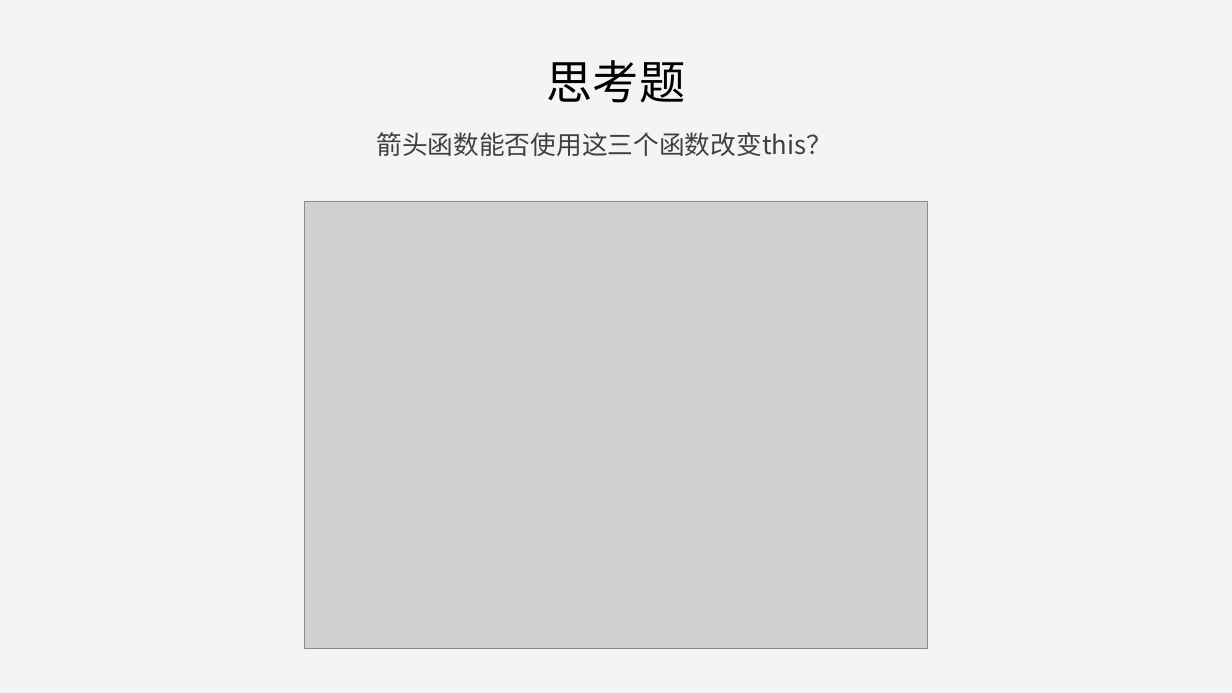
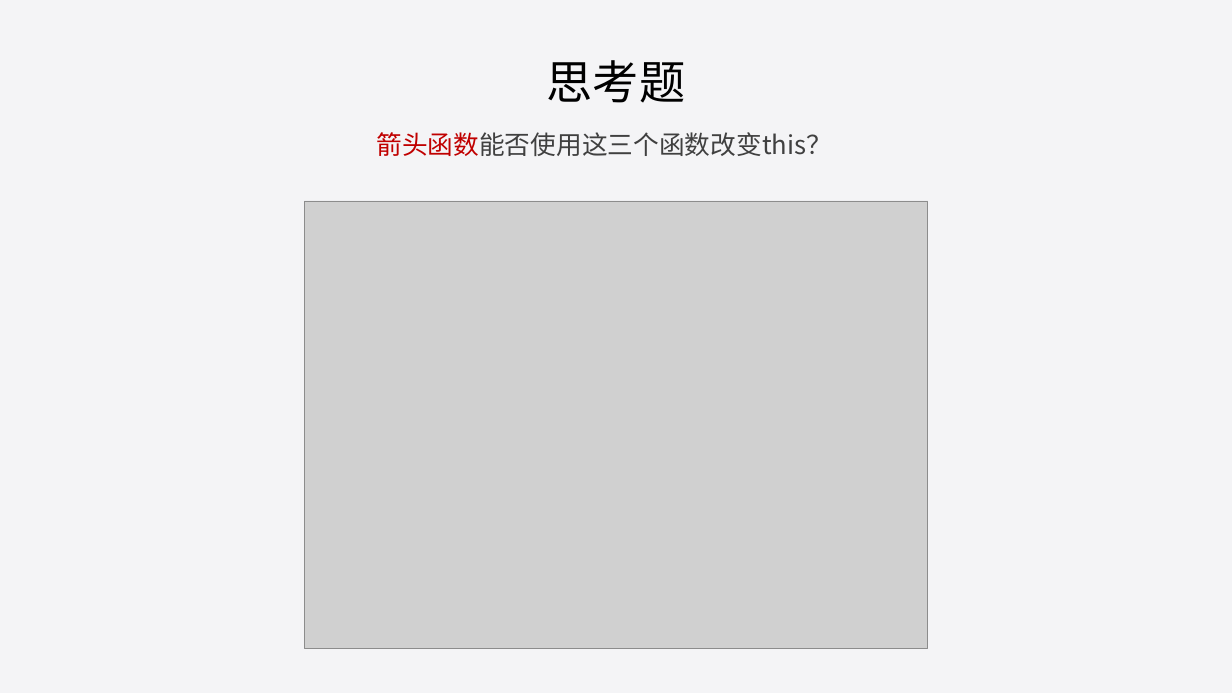
Before and after one commit to liuweiGL/share, a slide deck: slide 16 of ppt/JavaScript基础一.pptx (slide 15 before the commit). Drawn at 1232x693 pixels with LibreOffice and Linux fonts; fonts in the diff are those of the drawing; grey boxes stand for pictures. Boxes give left, top, right and bottom in pixels: in the first picture for what was removed or moved away, otherwise in the second. Text is boxed around its words. In the diff, an @@ line names an element or a change of style, - is before the commit and + after.

```diff
--- a/ppt/JavaScript基础一.pptx
+++ b/ppt/JavaScript基础一.pptx
@@ text "箭头函数能否使用这三个函数改变this？" at <box>376,132,832,156</box>: text colour #404040 to #C00000 in "箭头函数能否使用这三个函数改变this？" @@
```
Also in this commit, not shown: 1 other slide changed, 5 slides added, 1 other file.
